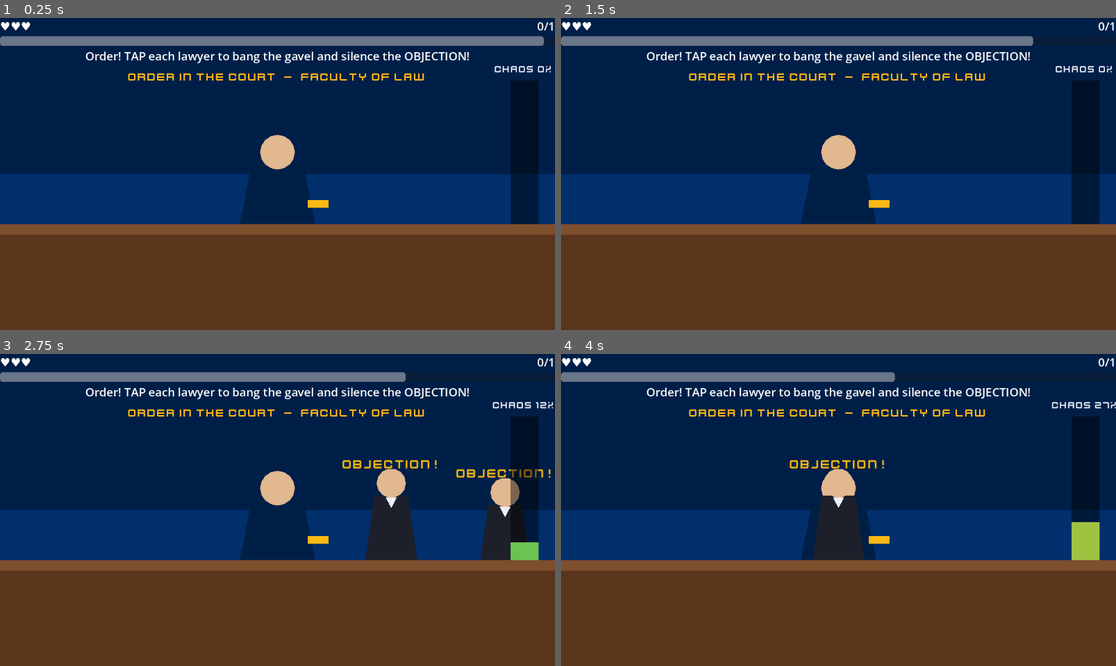
Above: before the commit, frames 1-4 (two rows, left to right).
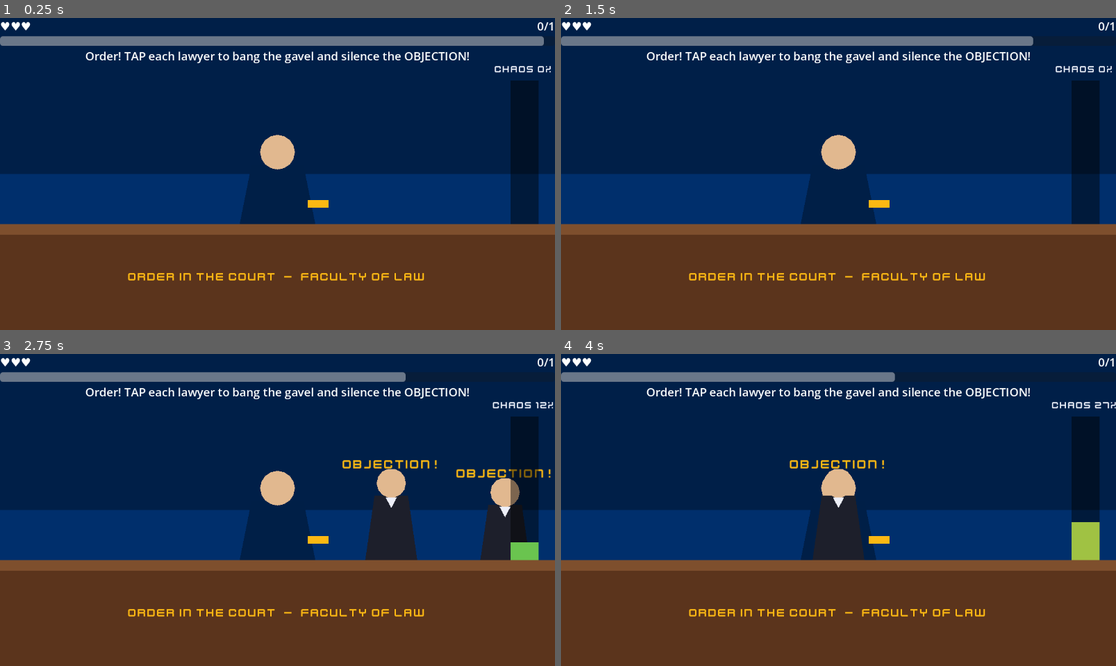
Above: after the commit, the same moments.

Repository: Muhd-Mairaj/um-micro-games
Game: Godot game, scene res://minigames/order_in_the_court/OrderInTheCourt.tscn
The game is run twice, just before and just after one commit, with the same random seed, the same clock (stepped at 60 frames per second) and the same inputs. This scene is started directly instead of the project's main scene. Sound files missing from this copy of the repository are replaced by a short silence.
Inputs (mouse positions are in pixels of both pictures, inside the frame that each line leads up to):
- Up to frame 1 (0.25 s): no input
- Up to frame 2 (1.5 s): tap Enter (ui_accept) at 0.5 s; drag from (610, 164) to (894, 105) at 0.52 s; drag from (727, 189) to (810, 236) at 1.27 s
- Up to frame 3 (2.75 s): move the mouse to (333, 441) at 2.02 s; click (333, 441) at 2.17 s
- Up to frame 4 (4 s): drag from (1066, 516) to (672, 463) at 2.77 s; move the mouse to (1005, 556) at 3.52 s; click (1005, 556) at 3.67 s; tap Enter (ui_accept) at 3.77 s

The runs differ from the first frame. In frame 1, 1.1% of the frame differs, in the area x 23-77%, y 17-85%; in frame 2, 1.1%; in frame 3, 1.1%; in frame 4, 1.1%.

Commit message:
feat(catch_the_cash, order_in_the_court): add sound effects + fix text overflow
Audio (the owner's two games were the only fully-silent ones):
- catch_the_cash: coin-catch + tax-penalty SFX (sfx_fpp_coin/tax) + win/lose stings.
- order_in_the_court: wooden gavel-bang + lawyer objection-pop SFX + win/lose stings.
SFX sourced from the repo's royalty-free 400 Sounds Pack into each game's assets/;
win/lose stings reuse the shared root win v1.0.wav / lose v1.0.wav like the other games.
Text: enable AUTOWRAP_WORD_SMART on both titles so long faculty names wrap instead of
running off the frame on narrow windows. Background music is handled hub-wide (separate PR).

Diff:
--- a/minigames/catch_the_cash/CatchTheCash.gd
+++ b/minigames/catch_the_cash/CatchTheCash.gd
@@ -87,6 +87,9 @@
 ## Not delivered yet — loaded null-safely so the game never breaks.
 const SFX_GOOD_PATH: String = "res://minigames/catch_the_cash/assets/sfx_fpp_coin.wav"
 const SFX_BAD_PATH:  String = "res://minigames/catch_the_cash/assets/sfx_fpp_tax.wav"
+## Shared win/lose stings at the repo root, reused across the collection.
+const SFX_WIN_PATH:  String = "res://win v1.0.wav"
+const SFX_LOSE_PATH: String = "res://lose v1.0.wav"
 
 # ---------------------------------------------------------------------------
 # RUNTIME STATE
@@ -123,6 +126,8 @@
 var _font: Font = null
 var _sfx_good: AudioStreamPlayer = null
 var _sfx_bad: AudioStreamPlayer = null
+var _sfx_win: AudioStreamPlayer = null
+var _sfx_lose: AudioStreamPlayer = null
 var _bg: ColorRect
 var _ground: ColorRect
 var _item_layer: Node2D
@@ -171,6 +176,10 @@
 	_build_scene()
 	_apply_layout()
 	get_viewport().size_changed.connect(_apply_layout)
+
+	# Play a win/lose sting on every outcome (hub and solo alike).
+	game_won.connect(func() -> void: _play(_sfx_win))
+	game_lost.connect(func() -> void: _play(_sfx_lose))
 
 	# Start the round.
 	_balance = starting_balance
@@ -433,6 +442,7 @@
 	_title_label.name = "TitleLabel"
 	_title_label.text = "CATCH THE CASH  -  Faculty of Business & Accountancy"
 	_style_label(_title_label, 24, UM_GOLD, HORIZONTAL_ALIGNMENT_CENTER)
+	_title_label.autowrap_mode = TextServer.AUTOWRAP_WORD_SMART
 	add_child(_title_label)
 
 	_balance_label = Label.new()
@@ -467,6 +477,14 @@
 		_sfx_bad = AudioStreamPlayer.new()
 		_sfx_bad.stream = load(SFX_BAD_PATH) as AudioStream
 		add_child(_sfx_bad)
+	if ResourceLoader.exists(SFX_WIN_PATH):
+		_sfx_win = AudioStreamPlayer.new()
+		_sfx_win.stream = load(SFX_WIN_PATH) as AudioStream
+		add_child(_sfx_win)
+	if ResourceLoader.exists(SFX_LOSE_PATH):
+		_sfx_lose = AudioStreamPlayer.new()
+		_sfx_lose.stream = load(SFX_LOSE_PATH) as AudioStream
+		add_child(_sfx_lose)
 
 # ---------------------------------------------------------------------------
 # RESPONSIVE LAYOUT
--- a/minigames/order_in_the_court/OrderInTheCourt.gd
+++ b/minigames/order_in_the_court/OrderInTheCourt.gd
@@ -100,6 +100,10 @@
 ## still needed from the Audio Lead. Loaded null-safely so the game never breaks.
 ## Filename is snake_case per the repo asset convention (CLAUDE.md / README).
 const SFX_BANG_PATH: String = "res://minigames/order_in_the_court/assets/sfx_fuu_gavel_bang.wav"
+## Lawyer "objection" pop, plus the shared win/lose stings at the repo root.
+const SFX_OBJECTION_PATH: String = "res://minigames/order_in_the_court/assets/sfx_fuu_objection.wav"
+const SFX_WIN_PATH:  String = "res://win v1.0.wav"
+const SFX_LOSE_PATH: String = "res://lose v1.0.wav"
 
 # ---------------------------------------------------------------------------
 # RUNTIME STATE
@@ -140,6 +144,9 @@
 
 var _font: Font = null
 var _sfx: AudioStreamPlayer = null
+var _sfx_objection: AudioStreamPlayer = null
+var _sfx_win: AudioStreamPlayer = null
+var _sfx_lose: AudioStreamPlayer = null
 var _bg: ColorRect
 var _wall: ColorRect
 var _judge: Node2D
@@ -187,6 +194,10 @@
 
 	# Reflow if the window is resized while playing.
 	get_viewport().size_changed.connect(_apply_layout)
+
+	# Play a win/lose sting on every outcome (hub and solo alike).
+	game_won.connect(func() -> void: _play_sfx(_sfx_win))
+	game_lost.connect(func() -> void: _play_sfx(_sfx_lose))
 
 	# Kick the round off. The first lawyer arrives after a short beat.
 	_chaos = 0.0
@@ -342,6 +353,9 @@
 	var tw := create_tween()
 	tw.tween_property(area, "position:y", _slot_up_y, POP_UP_TIME) \
 		.set_trans(Tween.TRANS_BACK).set_ease(Tween.EASE_OUT)
+
+	# "OBJECTION!" pop as the lawyer rises.
+	_play_sfx(_sfx_objection)
 
 func _build_lawyer_visual(area: Area2D) -> void:
 	# All shapes are drawn relative to the bench line (y = 0 at the bench top),
@@ -619,6 +633,7 @@
 	_title_label.name = "TitleLabel"
 	_title_label.text = "ORDER IN THE COURT  -  Faculty of Law"
 	_style_label(_title_label, 24, UM_GOLD, HORIZONTAL_ALIGNMENT_CENTER)
+	_title_label.autowrap_mode = TextServer.AUTOWRAP_WORD_SMART
 	add_child(_title_label)
 
 	# Verdict banner (hidden until the round ends).
@@ -636,11 +651,24 @@
 	_retry_button.pressed.connect(_restart_round)
 	add_child(_retry_button)
 
-	# Optional gavel-bang SFX (null-safe; file not delivered yet).
+	# Optional SFX (null-safe): gavel bang, lawyer objection pop, win/lose stings.
 	if ResourceLoader.exists(SFX_BANG_PATH):
 		_sfx = AudioStreamPlayer.new()
 		_sfx.stream = load(SFX_BANG_PATH) as AudioStream
 		add_child(_sfx)
+	if ResourceLoader.exists(SFX_OBJECTION_PATH):
+		_sfx_objection = AudioStreamPlayer.new()
+		_sfx_objection.stream = load(SFX_OBJECTION_PATH) as AudioStream
+		_sfx_objection.volume_db = -6.0
+		add_child(_sfx_objection)
+	if ResourceLoader.exists(SFX_WIN_PATH):
+		_sfx_win = AudioStreamPlayer.new()
+		_sfx_win.stream = load(SFX_WIN_PATH) as AudioStream
+		add_child(_sfx_win)
+	if ResourceLoader.exists(SFX_LOSE_PATH):
+		_sfx_lose = AudioStreamPlayer.new()
+		_sfx_lose.stream = load(SFX_LOSE_PATH) as AudioStream
+		add_child(_sfx_lose)
 
 func _build_judge_visual() -> void:
 	# Simple seated-judge placeholder: robe + head + a tiny gavel in hand.
@@ -763,6 +791,10 @@
 	if _sfx != null:
 		_sfx.play()
 
+func _play_sfx(player: AudioStreamPlayer) -> void:
+	if player != null:
+		player.play()
+
 func _circle_points(centre: Vector2, radius: float, segments: int) -> PackedVector2Array:
 	var pts := PackedVector2Array()
 	for i in range(segments):
Not shown, added: minigames/catch_the_cash/assets/sfx_fpp_coin.wav
Not shown, added: minigames/catch_the_cash/assets/sfx_fpp_tax.wav
Not shown, added: minigames/order_in_the_court/assets/sfx_fuu_gavel_bang.wav
Not shown, added: minigames/order_in_the_court/assets/sfx_fuu_objection.wav
